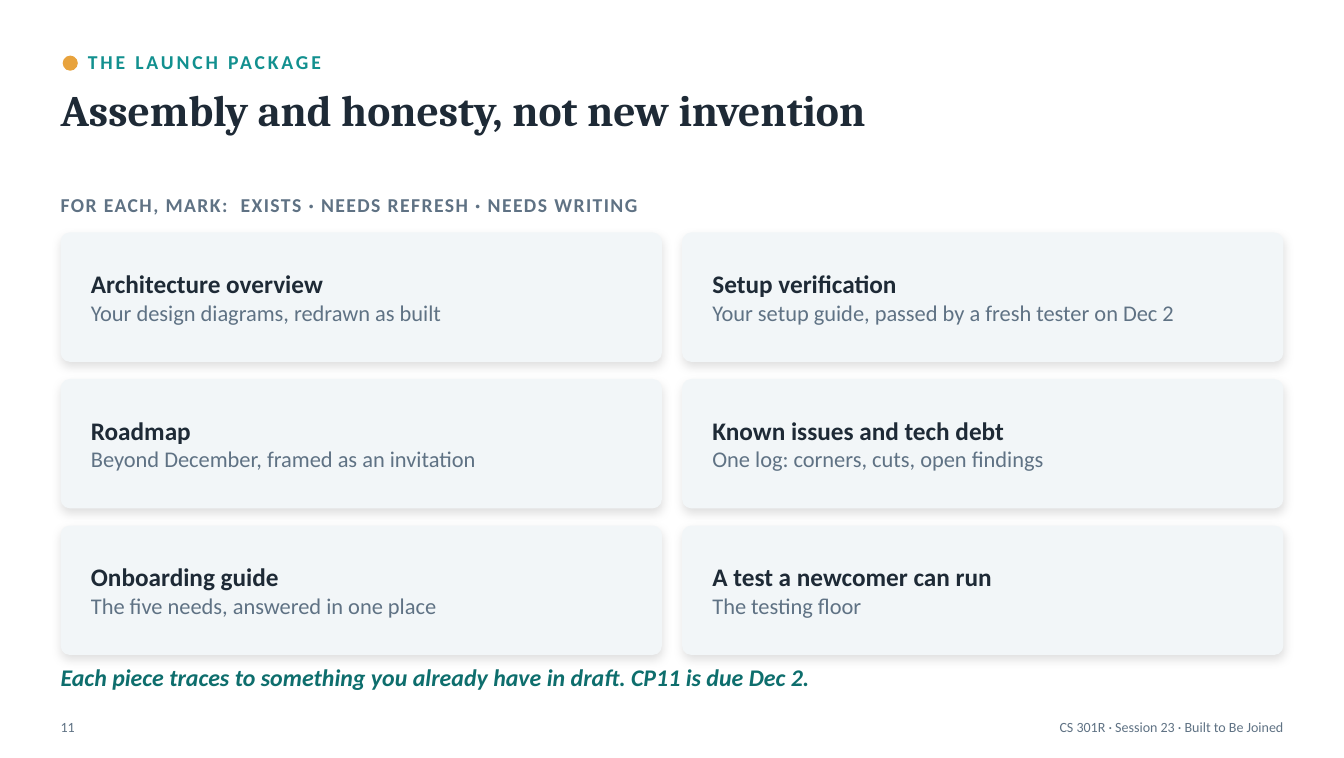
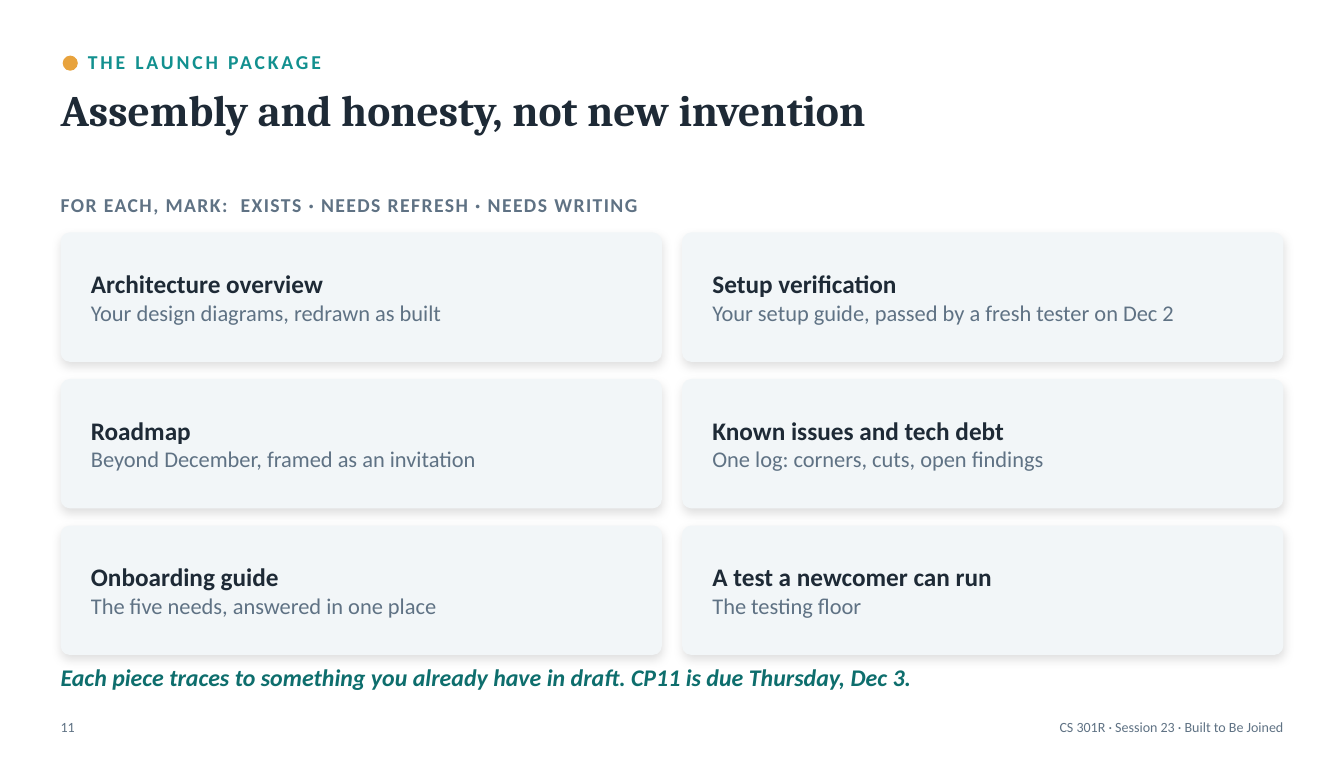
Before and after one commit to BYU-CS-Course-Ops/CS380, a slide deck: slide 11 of canvas_material/lectures/powerpoint/Session23-BuiltToBeJoined.pptx. Drawn at 1344x758 pixels with LibreOffice and Linux fonts; fonts in the diff are those of the drawing. Boxes give left, top, right and bottom in pixels: in the first picture for what was removed or moved away, otherwise in the second. Text is boxed around its words. In the diff, an @@ line names an element or a change of style, - is before the commit and + after.

```diff
--- a/canvas_material/lectures/powerpoint/Session23-BuiltToBeJoined.pptx
+++ b/canvas_material/lectures/powerpoint/Session23-BuiltToBeJoined.pptx
@@ text at box(61, 669, 911, 690): text changed @@
-Each piece traces to something you already have in draft. CP11 is due Dec 2.
+Each piece traces to something you already have in draft. CP11 is due Thursday, Dec 3.
```
Also in this commit, not shown: 1 other slide changed, 28 other files.
